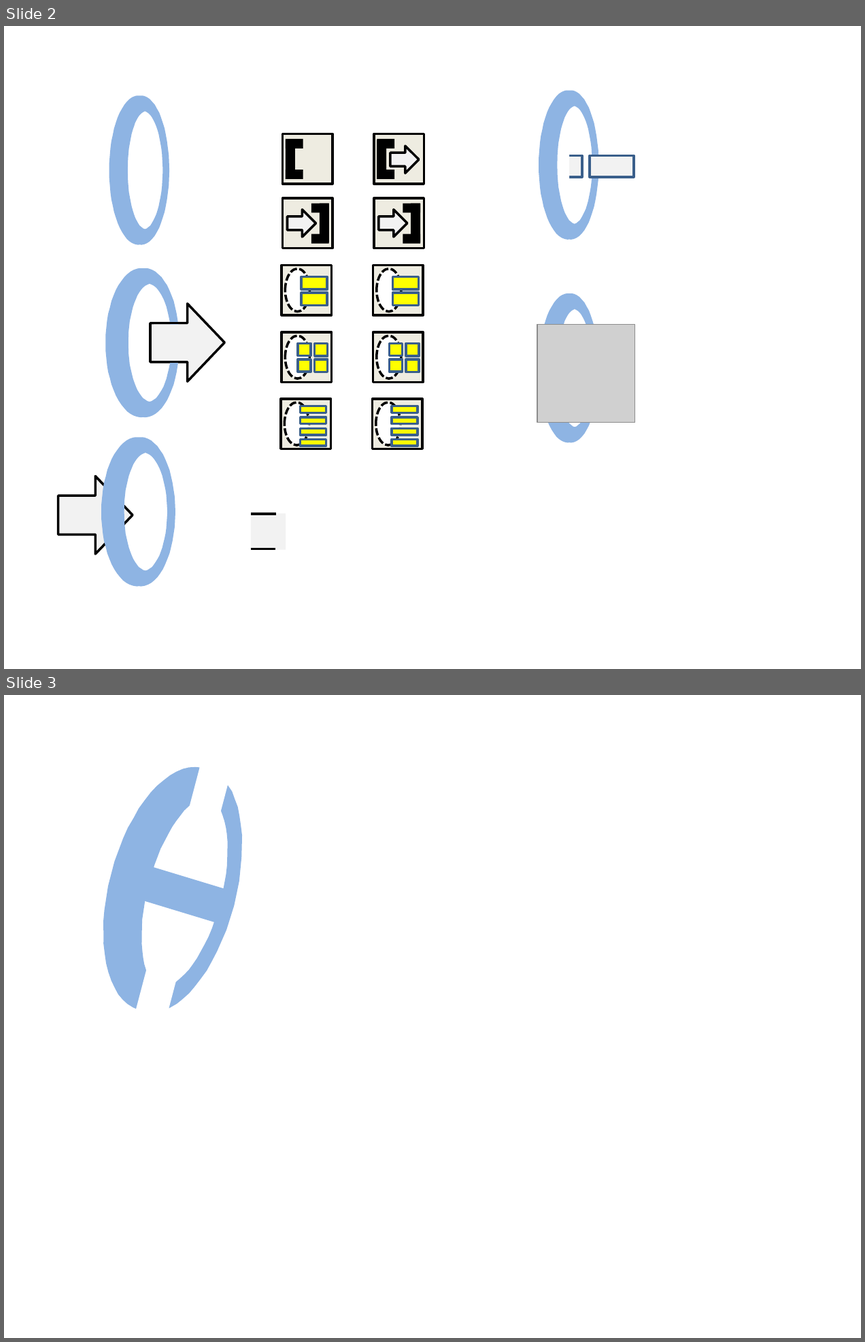
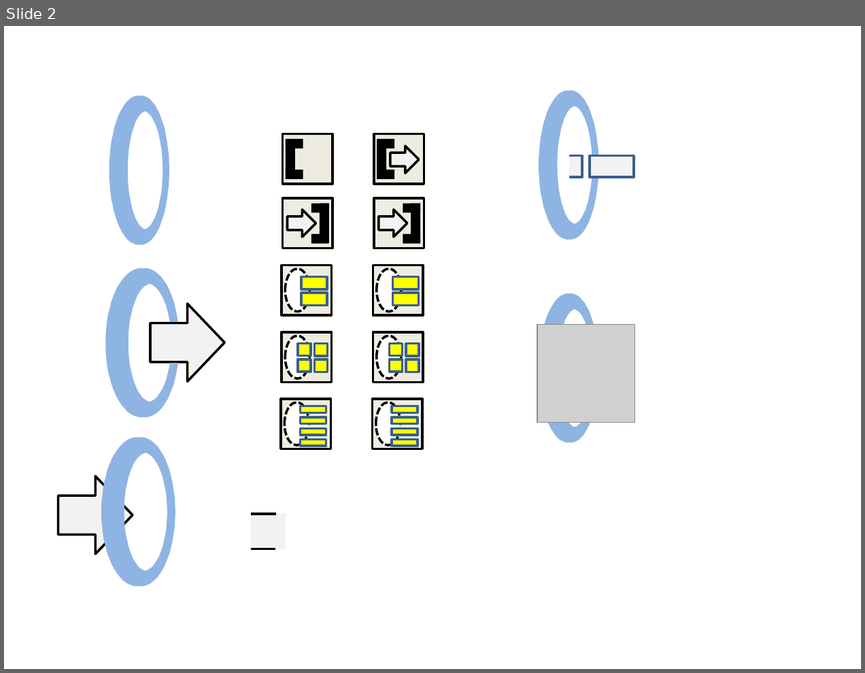
Before and after one commit to Mindtoeye/Hoop, a slide deck: Resources/Hoop-Graphics.pptx. Shown one above the other, each under a label of ours: slides 2 and 3 before the commit, slide 2 after it. The pictures are 865x1342 and 865x673 pixels, drawn with LibreOffice and Linux fonts; fonts in the diff are those of the drawing; grey boxes stand for pictures. Boxes give left, top, right and bottom in pixels: in the first picture for what was removed or moved away, otherwise in the second. Text is boxed around its words. In the diff, an @@ line names an element or a change of style, - is before the commit and + after.

```diff
--- a/Resources/Hoop-Graphics.pptx
+++ b/Resources/Hoop-Graphics.pptx
@@ slide 3 removed at [4, 695, 861, 1338], background #FFFFFF @@
@@ freeform shape removed at [80, 752, 266, 1025] @@
@@ rectangle removed at [134, 762, 232, 1025] @@
@@ rectangle removed at [119, 860, 234, 926] @@
```
Also in this commit, not shown: 1 slide added, 8 other files.
